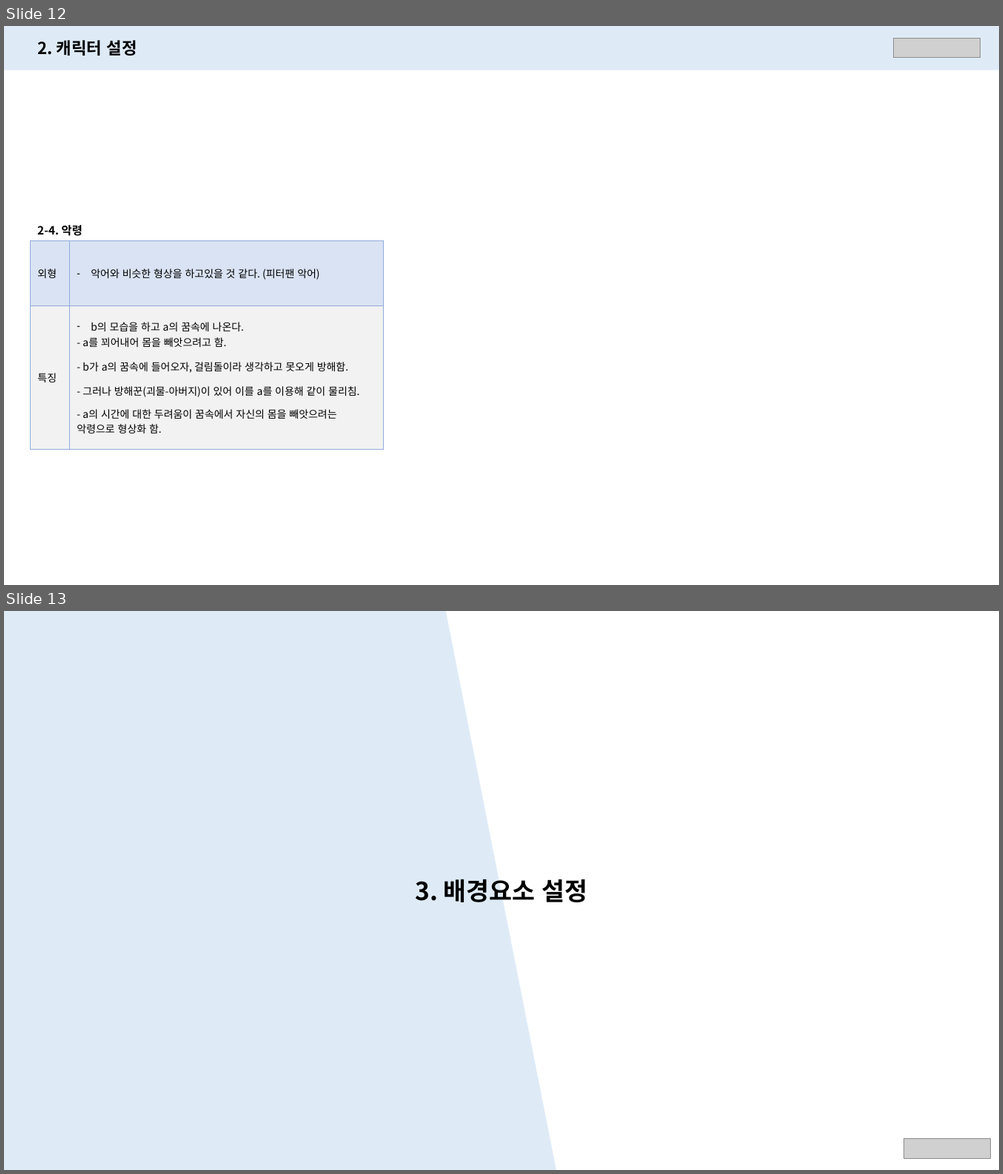
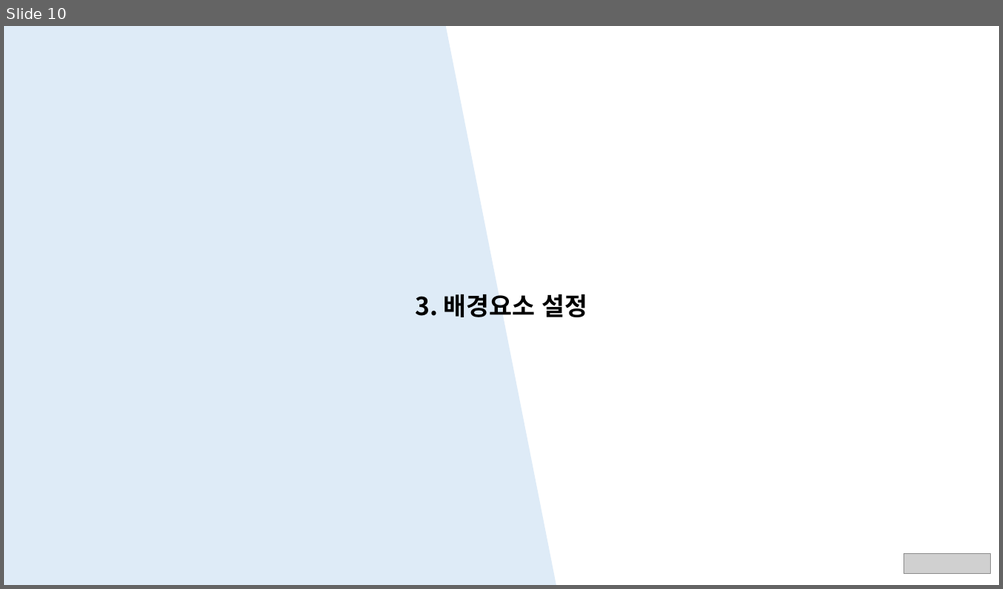
Before and after one commit to PerfectEgg/-Receivers, a slide deck: 캐릭터 설정_v1.02.pptx. Shown one above the other, each under a label of ours: slides 12 and 13 before the commit, slide 10 after it. The pictures are 1003x1174 and 1003x589 pixels, drawn with LibreOffice and Linux fonts; fonts in the diff are those of the drawing; grey boxes stand for pictures. Boxes give left, top, right and bottom in pixels: in the first picture for what was removed or moved away, otherwise in the second. Text is boxed around its words. In the diff, an @@ line names an element or a change of style, - is before the commit and + after.

```diff
--- a/캐릭터 설정_v1.02.pptx
+++ b/캐릭터 설정_v1.02.pptx
@@ slide 12 removed at (4,26,999,585), background #FFFFFF @@
@@ rectangle removed at (4,26,999,70) @@
@@ text removed at (37,40,137,56) @@
-2. 캐릭터 설정
@@ picture removed at (893,39,980,58) @@
@@ text removed at (37,225,82,236) @@
-2-4. 악령
@@ table removed at (30,241,384,450), 2 rows, 2 columns @@
-외형 | 악어와 비슷한 형상을 하고있을 것 같다. (피터팬 악어)
-특징 | b의 모습을 하고 a의 꿈속에 나온다. / - a를 꾀어내어 몸을 빼앗으려고 함. / - b가 a의 꿈속에 들어오자, 걸림돌이라 생각하고 못오게 방해함. / - 그러나 방해꾼(괴물-아버지)이 있어 이를 a를 이용해 같이 물리침. / - a의 시간에 대한 두려움이 꿈속에서 자신의 몸을 빼앗으려는 악령으로 형상화 함.
@@ what was slide 13 is now slide 10 @@
```
Also in this commit, not shown: 7 slides changed, 1 slide added, 2 other slides removed, 1 other file.
